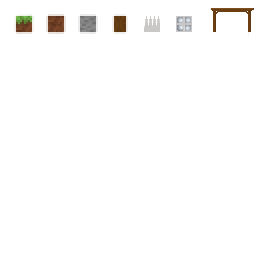
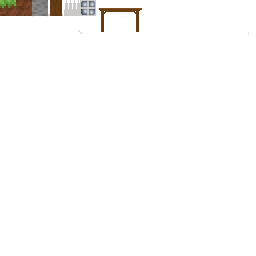
Before/after of a w=256, h=256 layered artwork. What changed in the layer stack:
painted on "tileset.png" over (x1=0, y1=0, x2=254, y2=35)
